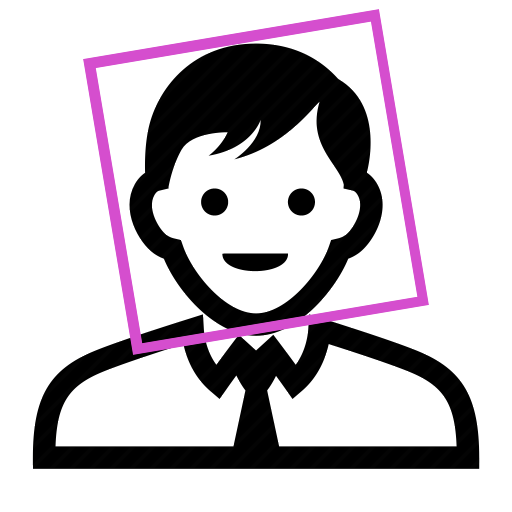
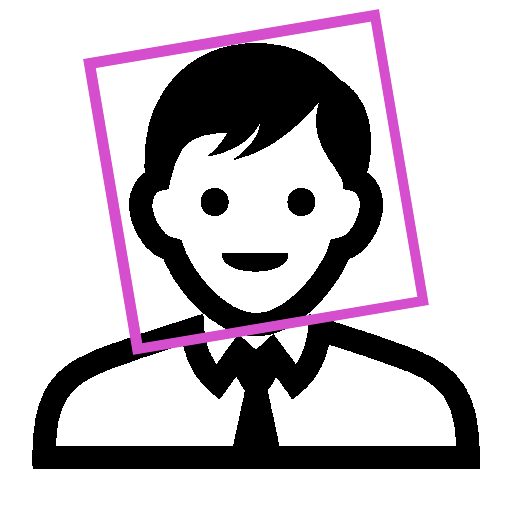
Comparing the layer stacks of the two 512px x 512px images. Changes:
painted on "Eingefügte Ebene" over <box>201,188,315,272</box>
painted on "Eingefügte Ebene #1" over <box>32,43,480,469</box>
